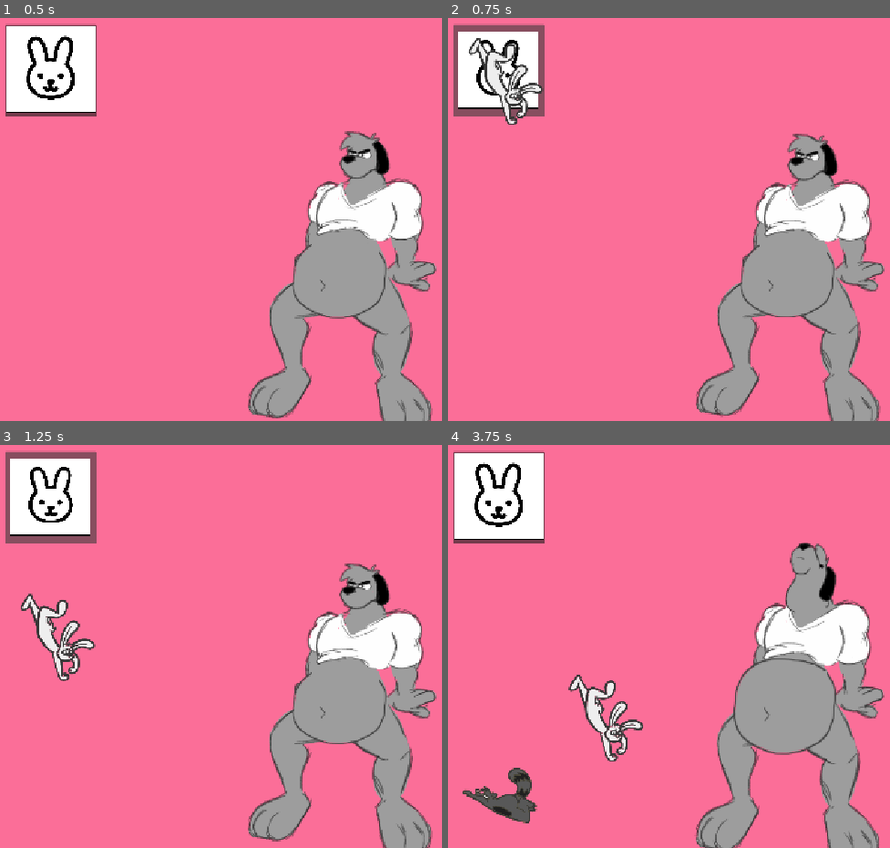
Above: before the commit, frames 1-4 (two rows, left to right).
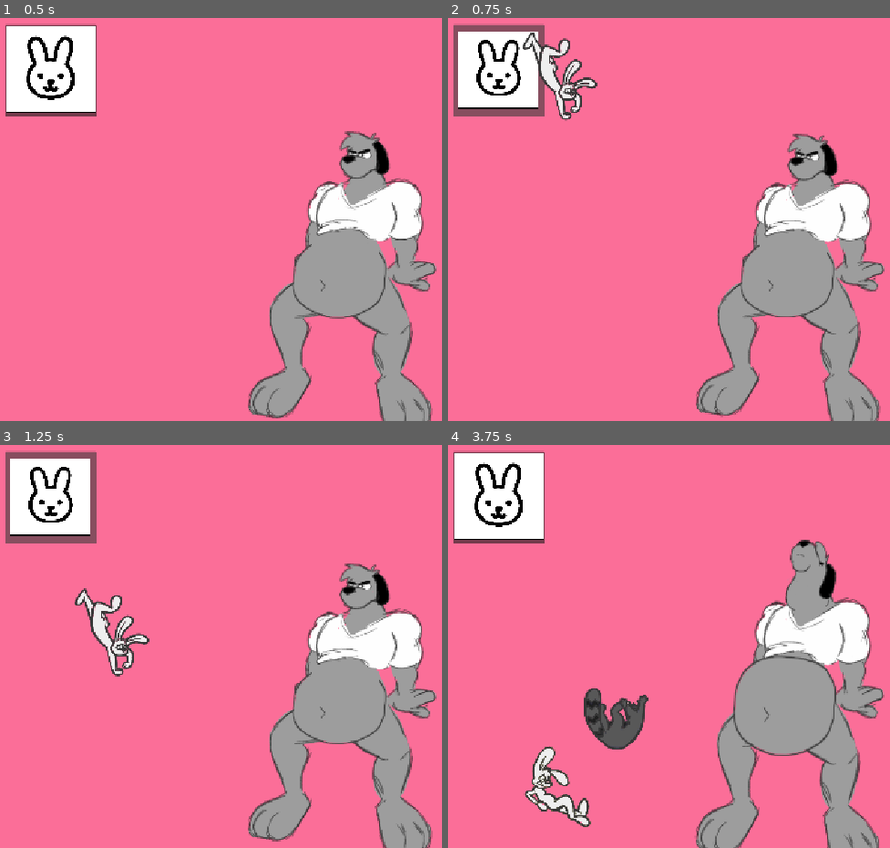
Above: after the commit, the same moments.

Repository: HellsStudios/character_feeder
Game: Godot game, scene res://scenes/main.tscn
Same seed, same stepped clock (60 frames per second), same inputs: the game is played once before the commit and once after it.
Inputs (mouse positions are in pixels of both pictures, inside the frame that each line leads up to):
- Up to frame 1 (0.5 s): no input
- Up to frame 2 (0.75 s): click (496, 70) at 0.5 s
- Up to frame 3 (1.25 s): no input
- Up to frame 4 (3.75 s): click (496, 497) at 1.25 s; click (496, 497) at 2 s; drag from (505, 787) to (806, 590) at 2.77 s; drag from (505, 787) to (806, 590) at 3.52 s

Frame 1 is identical in both runs. In frame 2, 2.2% of the frame differs, in the area x 4-34%, y 3-27%; in frame 3, 2.6%; in frame 4, 6.4%, in the area x 3-99%, y 23-100%.

Commit message:
Horz position of spawned animals randomized within range

Diff:
--- a/scenes/edible_spawner.gd
+++ b/scenes/edible_spawner.gd
@@ -4,6 +4,7 @@
 @onready var predator = $"../Predator"
 @onready var button_sprite = $ButtonSprite
 @onready var audio_stream_player = $AudioStreamPlayer
+@onready var spawn_marker_2d = $SpawnMarker2D
 
 var button_scale_x_const : float
 var button_scale_y_const : float
@@ -17,7 +18,8 @@
 func spawn_edible():
 	audio_stream_player.play()
 	var edible_instance = edible_scene.instantiate()
-	edible_instance.global_position = Vector2(100, 100)
+	#edible_instance.global_position = spawn_marker_2d.global_position
+	edible_instance.global_position = get_spawn_position()
 	edible_instance.eaten.connect(predator._on_edible_eaten)
 	var main = get_tree().current_scene
 	main.add_child(edible_instance)
@@ -25,6 +27,15 @@
 
 func _on_pressed():
 	spawn_edible()
+
+
+func get_spawn_position():
+	var base_x = spawn_marker_2d.global_position.x
+	var difference = 100.0
+	var rng = RandomNumberGenerator.new()
+	var random_x = rng.randf_range(base_x - difference, base_x + difference)
+
+	return Vector2(random_x, spawn_marker_2d.global_position.y)
 
 
 func _on_mouse_entered():
--- a/scenes/edible_spawner.tscn
+++ b/scenes/edible_spawner.tscn
@@ -25,6 +25,9 @@
 volume_db = -2.0
 bus = &"SFX"
 
+[node name="SpawnMarker2D" type="Marker2D" parent="." unique_id=2013335429]
+position = Vector2(100, 100)
+
 [connection signal="mouse_entered" from="." to="." method="_on_mouse_entered"]
 [connection signal="mouse_exited" from="." to="." method="_on_mouse_exited"]
 [connection signal="pressed" from="." to="." method="_on_pressed"]
